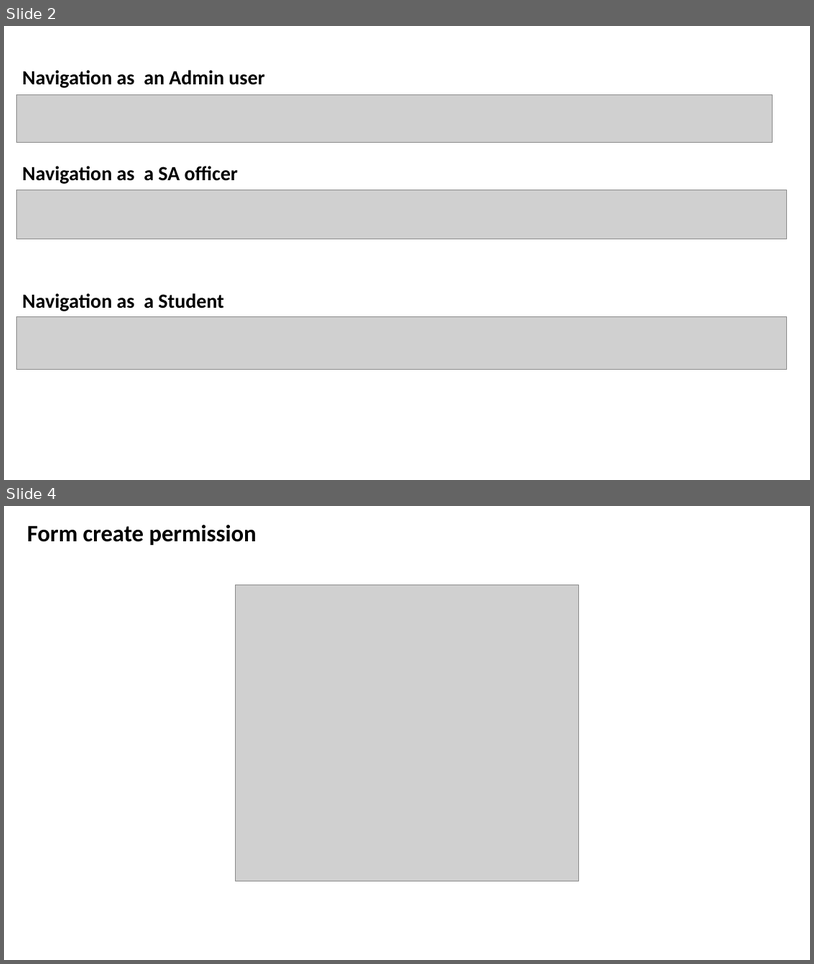
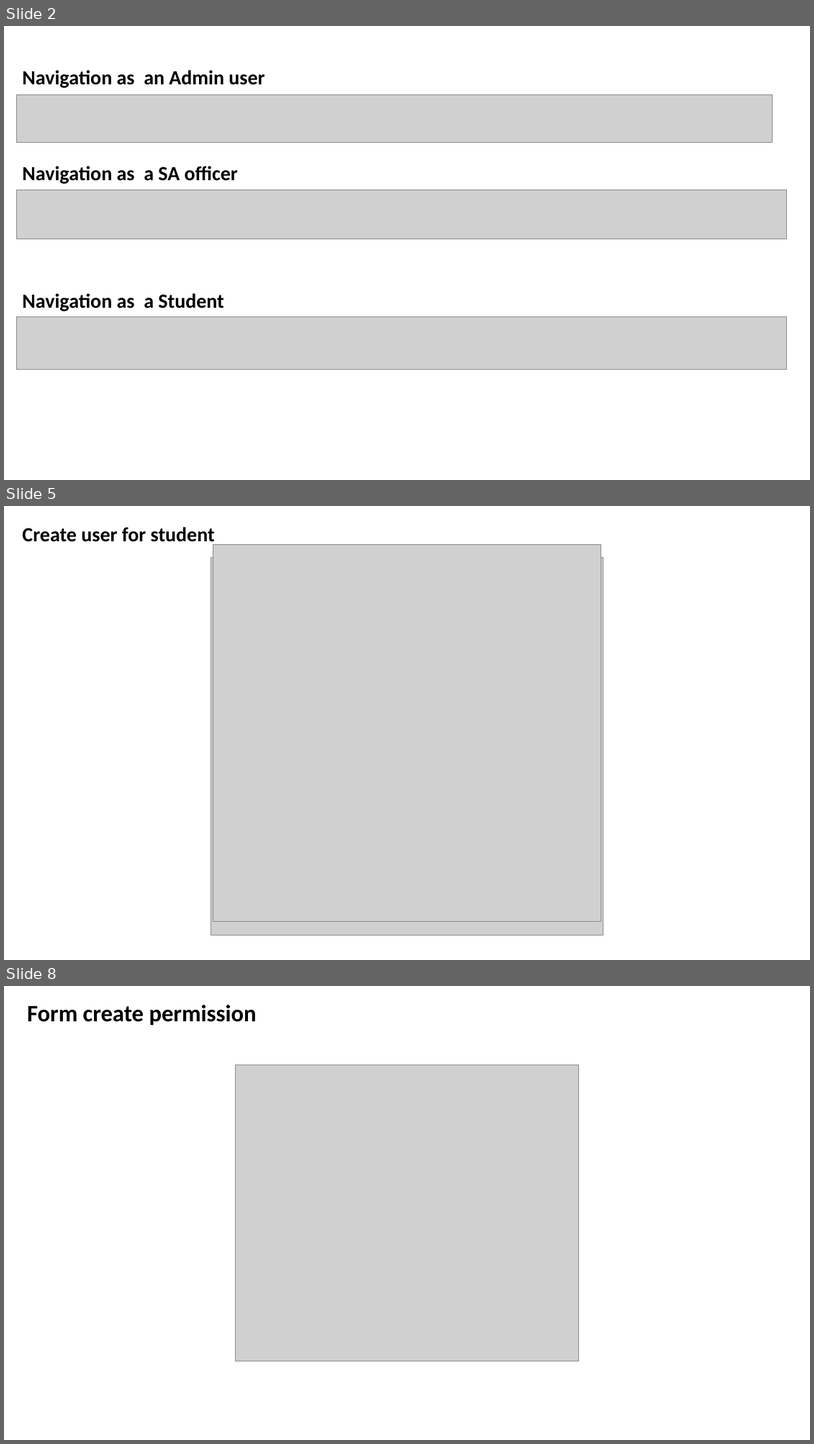
Before and after one commit to pnc-virtual-company/2021-G2-VC2-PART2, a slide deck: document/mock_up_vc2part2.pptx. Shown one above the other, each under a label of ours: slides 2 and 4 before the commit, slides 2, 5 and 8 after it; the slides between them are not shown. The pictures are 814x964 and 814x1444 pixels, drawn with LibreOffice and Linux fonts; fonts in the diff are those of the drawing; grey boxes stand for pictures. Boxes give left, top, right and bottom in pixels: in the first picture for what was removed or moved away, otherwise in the second. Text is boxed around its words. In the diff, an @@ line names an element or a change of style, - is before the commit and + after.

```diff
--- a/document/mock_up_vc2part2.pptx
+++ b/document/mock_up_vc2part2.pptx
@@ slide 5 added at (4,506,810,960), background #FFFFFF @@
@@ text added at (22,527,215,546), 24 pt, text #000000, bold @@
+Create user for student
@@ picture added at (214,545,602,921) @@
@@ picture added at (211,557,604,935) @@
@@ what was slide 4 is now slide 8 @@
```
Also in this commit, not shown: 1 slide changed, 4 other slides added.
